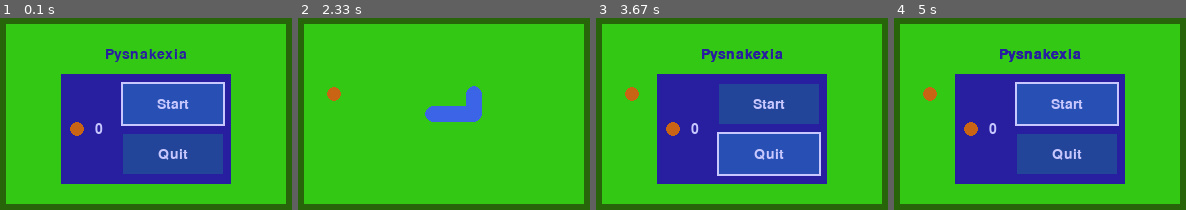
Above: before the commit, frames 1-4 (left to right).
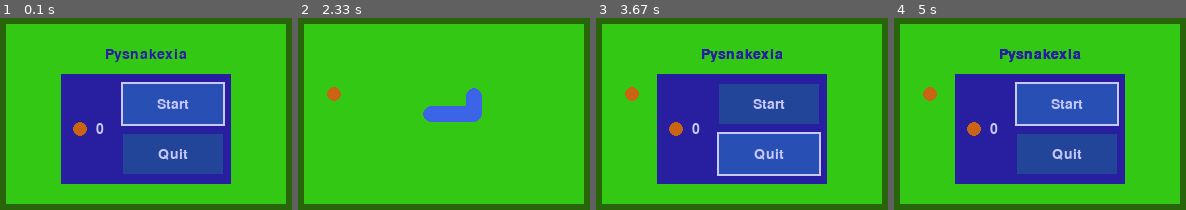
Above: after the commit, the same moments.

Repository: thornySoap/pysnakexia8
Game: pygame game, started from src/main/main.py
Same seed, same stepped clock (60 frames per second), same inputs: the game is played once before the commit and once after it.
Inputs:
- Up to frame 1 (0.1 s): no input
- Up to frame 2 (2.33 s): tap Enter at 0.33 s; hold Right 0.67-1.13 s; hold Up 1.17-1.63 s; hold Left from 2.17 s (still down)
- Up to frame 3 (3.67 s): release Left at 2.7 s; hold Down 2.73-3.03 s; hold Up from 3.5 s (still down)
- Up to frame 4 (5 s): release Up at 3.87 s; hold Down 4.57-4.93 s

The runs differ from the first frame. In frame 1, 0.3% of the frame differs, in the area x 23-36%, y 54-62%; in frame 2, 0.1%; in frame 3, 0.3%; in frame 4, 0.3%.

Commit message:
Make game compatible for nspire platform and bridge (nspire Python really weird)

Diff:
--- a/src/main/main.py
+++ b/src/main/main.py
@@ -7,39 +7,6 @@
 
 
 class Pysnakexia:
-    FPS = 30
-    SCREEN_SIZE = Vector2(318, 212)
-    FIELD_RECT = Rect(19, 16, 280, 180)
-
-    BTN_RESUME, BTN_QUIT = True, False
-    AXIS_X, AXIS_Y = True, False
-    DIR_UP, DIR_LEFT, DIR_DOWN, DIR_RIGHT = 0, 1, 2, 3
-
-    # Menu layout
-    MENU_BG_RECT = Rect(74, 66, 170, 110)
-    MENU_TITLE_POS = Vector2(159, 46)
-    BTN_RECT = {BTN_RESUME: Rect(136, 76, 100, 40),
-                BTN_QUIT: Rect(136, 126, 100, 40)}
-    BTN_TEXT = {BTN_RESUME: {True: "Resume", False: "Start"},  # "in_game"
-                BTN_QUIT: {True: "Quit", False: "Quit"}}
-    BTN_TEXT_POS = {BTN_RESUME: Vector2(186, 96),
-                    BTN_QUIT: Vector2(186, 146)}
-    SCORE_TEXT_POS = Vector2(104, 121)
-
-    GRID_RECT = Rect(0, 0, 14, 9)
-    SQUARE_SIZE = 20
-    SNAKE_RADIUS = 8
-    SNAKE_SPEED = 1
-    APPLE_RADIUS = 7
-
-    COLOR = {"bg": Color(40, 100, 10),
-             "field": Color(50, 200, 20),
-             "menu_bg": Color(40, 30, 160),
-             "menu_fg": Color(200, 200, 255),
-             "btn": Color(40, 80, 180),
-             "snake": Color(60, 100, 230),
-             "apple": Color(200, 100, 20)}
-
     class SnakeBend:
         def __init__(self, d, a):
             self.d = d  # direction heading down to the tail
@@ -49,6 +16,39 @@
             return iter((self.d, self.a))
 
     def __init__(self):
+        self.FPS = 15
+        self.SCREEN_SIZE = Vector2(318, 212)
+        self.FIELD_RECT = Rect(19, 16, 280, 180)
+
+        self.BTN_RESUME, self.BTN_QUIT = True, False
+        self.AXIS_X, self.AXIS_Y = True, False
+        self.DIR_UP, self.DIR_LEFT, self.DIR_DOWN, self.DIR_RIGHT = 0, 1, 2, 3
+
+        # Menu layout
+        self.MENU_BG_RECT = Rect(74, 66, 170, 110)
+        self.MENU_TITLE_POS = Vector2(159, 46)
+        self.BTN_RECT = {self.BTN_RESUME: Rect(136, 76, 100, 40),
+                         self.BTN_QUIT: Rect(136, 126, 100, 40)}
+        self.BTN_TEXT = {self.BTN_RESUME: {True: "Resume", False: "Start"},  # "in_game"
+                         self.BTN_QUIT: {True: "Quit", False: "Quit"}}
+        self.BTN_TEXT_POS = {self.BTN_RESUME: Vector2(186, 96),
+                             self.BTN_QUIT: Vector2(186, 146)}
+        self.SCORE_TEXT_POS = Vector2(104, 121)
+
+        self.GRID_RECT = Rect(0, 0, 14, 9)
+        self.SQUARE_SIZE = 20
+        self.SNAKE_RADIUS = 8
+        self.SNAKE_SPEED = 1
+        self.APPLE_RADIUS = 7
+
+        self.COLOR = {"bg": Color(40, 100, 10),
+                      "field": Color(50, 200, 20),
+                      "menu_bg": Color(40, 30, 160),
+                      "menu_fg": Color(200, 200, 255),
+                      "btn": Color(40, 80, 180),
+                      "snake": Color(60, 100, 230),
+                      "apple": Color(200, 100, 20)}
+
         pygame.init()
         self.clock = pygame.time.Clock()
         self.font = pygame.font.Font(None, 21)
@@ -201,7 +201,7 @@
         else:
             fact = (self.game_ticks % self.tick_cycle)
             fact /= self.tick_cycle
-            fact = (-math.cos(fact * math.tau) * 0.5 + 0.5) * 0.5
+            fact = (-math.cos(fact * math.pi * 2) * 0.5 + 0.5) * 0.5
             fact *= self.tick_cycle
             offset *= fact
 
@@ -237,7 +237,7 @@
         pos -= Vector2(self.SQUARE_SIZE // 2)
         pos += Vector2(abs(v.x), abs(v.y)) * self.SQUARE_SIZE // 2
         size = Vector2(1, 1) - Vector2(abs(v.x), abs(v.y))
-        size -= v * 0.52
+        size -= v * (0.5 + self.clock.get_time() / 2600)
         size *= self.SQUARE_SIZE
         rect = Rect(pos, size)
         rect.normalize()
@@ -267,9 +267,9 @@
             self.draw_btn(self.BTN_RESUME)
             self.draw_btn(self.BTN_QUIT)
             pos = self.SCORE_TEXT_POS.copy()
-            pos.x -= self.APPLE_RADIUS * 2
+            pos.x -= self.APPLE_RADIUS * 1.5
             self.draw_apple(pos)
-            pos.x += self.APPLE_RADIUS * 2 + 8
+            pos.x += self.APPLE_RADIUS * 2 + 6
             self.draw_text(self.score, self.COLOR["menu_fg"], pos)
 
         else:
@@ -314,11 +314,10 @@
 
         self.draw_apple(self.get_screen_pos(self.apple_pos))
 
-    @classmethod
-    def get_screen_pos(cls, grid_pos, subtract_1=False):
-        pos = Vector2(cls.FIELD_RECT.topleft)
-        pos += grid_pos * cls.SQUARE_SIZE
-        pos += Vector2(cls.SQUARE_SIZE) // 2
+    def get_screen_pos(self, grid_pos, subtract_1=False):
+        pos = Vector2(self.FIELD_RECT.topleft)
+        pos += grid_pos * self.SQUARE_SIZE
+        pos += Vector2(self.SQUARE_SIZE) // 2
         if subtract_1:
             pos -= Vector2(1, 1)
         return pos
@@ -327,40 +326,36 @@
     def get_axis(d):
         return d % 2 == 0
 
-    @classmethod
-    def get_dir_vect(cls, d):
+    def get_dir_vect(self, d):
         return {
-            cls.DIR_UP: Vector2(0, -1),
-            cls.DIR_LEFT: Vector2(-1, 0),
-            cls.DIR_DOWN: Vector2(0, 1),
-            cls.DIR_RIGHT: Vector2(1, 0)
+            self.DIR_UP: Vector2(0, -1),
+            self.DIR_LEFT: Vector2(-1, 0),
+            self.DIR_DOWN: Vector2(0, 1),
+            self.DIR_RIGHT: Vector2(1, 0)
         }[d]
 
-    @classmethod
-    def get_dir(cls, key):
+    def get_dir(self, key):
         return {
-            pygame.K_UP: cls.DIR_UP, pygame.K_LEFT: cls.DIR_LEFT,
-            pygame.K_DOWN: cls.DIR_DOWN, pygame.K_RIGHT: cls.DIR_RIGHT
+            pygame.K_UP: self.DIR_UP, pygame.K_LEFT: self.DIR_LEFT,
+            pygame.K_DOWN: self.DIR_DOWN, pygame.K_RIGHT: self.DIR_RIGHT
         }[key]
 
     @staticmethod
     def turn(d, a):
         return (d + a) % 4
 
-    @classmethod
-    def turn_round(cls, d):
-        return cls.turn(d, 2)
-
-    @classmethod
-    def move(cls, pos, d, a):
+    def turn_round(self, d):
+        return self.turn(d, 2)
+
+    def move(self, pos, d, a):
         pos = pos.copy()
-        if d == cls.DIR_UP:
+        if d == self.DIR_UP:
             pos.y -= a
-        elif d == cls.DIR_LEFT:
+        elif d == self.DIR_LEFT:
             pos.x -= a
-        elif d == cls.DIR_DOWN:
+        elif d == self.DIR_DOWN:
             pos.y += a
-        elif d == cls.DIR_RIGHT:
+        elif d == self.DIR_RIGHT:
             pos.x += a
         return pos
 
@@ -390,10 +385,11 @@
         if btn == self.menu_selected_btn:
             x, y, w, h = self.BTN_RECT[btn]
             x, y, w, h = x - 2, y - 2, w + 4, h + 4
-            draw.rect(self.screen, self.COLOR["menu_fg"], (x, y, w, h))
+            draw.rect(self.screen, self.COLOR["menu_fg"], Rect(x, y, w, h))
         else:
             r, g, b, _ = color
-            color = tuple(Vector3(r, g, b) * 0.85)
+            color = Vector3(r, g, b) * 0.85
+            color = Color(int(color.x), int(color.y), int(color.z))
         draw.rect(self.screen, color, self.BTN_RECT[btn])
         self.draw_text(self.BTN_TEXT[btn][self.in_game],
                        self.COLOR["menu_fg"],
@@ -405,7 +401,26 @@
     def draw_field(self, rect=None):
         if not rect:
             rect = self.FIELD_RECT
+        rect.normalize()
         draw.rect(self.screen, self.COLOR["field"], rect)
+
+        if rect.x < self.FIELD_RECT.x:
+            rect.x = self.FIELD_RECT.x
+            rect.w = -2
+        elif rect.x + rect.w > self.FIELD_RECT.x + self.FIELD_RECT.w:
+            rect.x = self.FIELD_RECT.x + self.FIELD_RECT.w
+            rect.w = 2
+        elif rect.y < self.FIELD_RECT.y:
+            rect.y = self.FIELD_RECT.y
+            rect.h = -2
+        elif rect.y + rect.h > self.FIELD_RECT.y + self.FIELD_RECT.h:
+            rect.y = self.FIELD_RECT.y + self.FIELD_RECT.h
+            rect.h = 2
+
+        else:
+            return
+
+        draw.rect(self.screen, self.COLOR["bg"], rect.normalize())
 
         # for x in range(self.GRID_RECT.w):
         #     for y in range(self.GRID_RECT.h):
